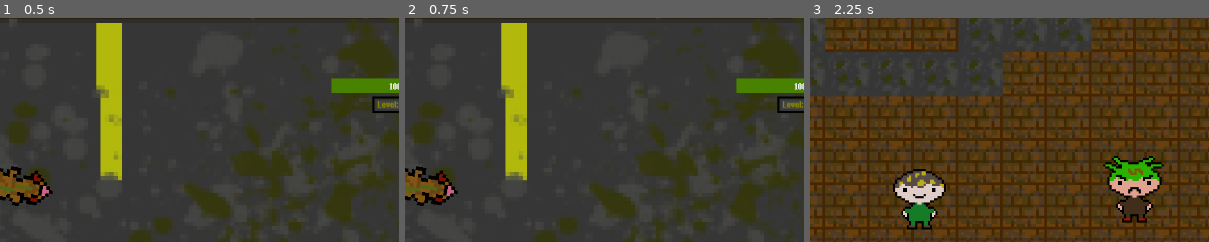
Above: before the commit, frames 1-3 (left to right).
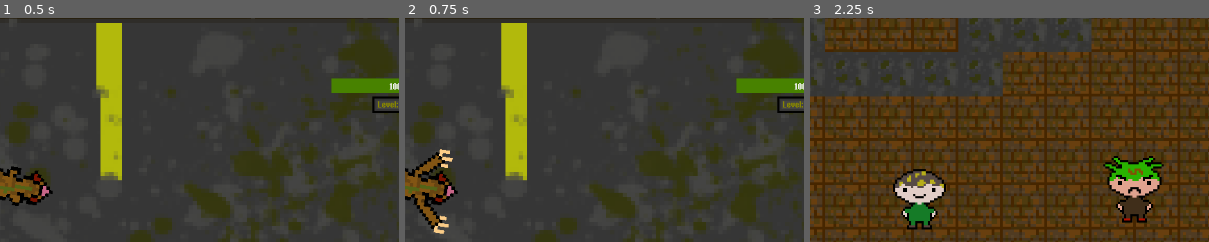
Above: after the commit, the same moments.

Repository: jjoseph-3/digi-game
Game: Godot game, scene res://Scenes/combat_ui.tscn
Two runs of this game, one before a commit and one after it. Both use one fixed random seed, a clock stepped at 60 frames per second and the inputs below. This scene is started directly instead of the project's main scene. The engine's default icon, where the game draws it, is replaced by a stand-in: a white triangle on a blue panel in a dark square.
Inputs:
- Up to frame 1 (0.5 s): no input
- Up to frame 2 (0.75 s): click "Power attack" at 0.5 s
- Up to frame 3 (2.25 s): click "Default attack" at 1.25 s; click "Block" at 2 s
The pictures show only the part of the screen within x 36-86%, y 3-53%; the shares and areas given below are measured in that part.

Frame 1 is identical in both runs. In frame 2, 1.0% of the frame differs, in the area x 2-13%, y 58-97%; in frame 3, nothing differs.
Error after the commit: Parse Error: Value of type "PackedScene" cannot be assigned to a variable of type "AnimatedSprite2D". (res://Scripts/boss.gd:61)

Commit message:
weird boss stuff

Diff:
--- a/main-game/Scenes/boss.tscn
+++ b/main-game/Scenes/boss.tscn
@@ -3,6 +3,7 @@
 [ext_resource type="Texture2D" uid="uid://td5obiw7fkrd" path="res://boss_man0000.png" id="1_skx2t"]
 [ext_resource type="Script" uid="uid://cn3patu042s3b" path="res://Scripts/boss.gd" id="1_ukjjc"]
 [ext_resource type="Texture2D" uid="uid://byi5hj4afcr68" path="res://boss_man0001.png" id="2_lnbgr"]
+[ext_resource type="PackedScene" uid="uid://rsbcw678vxe3" path="res://Scenes/boss_rat.tscn" id="2_n725y"]
 [ext_resource type="Texture2D" uid="uid://d2dxo4w53agei" path="res://boss_man0002.png" id="3_o1i15"]
 
 [sub_resource type="RectangleShape2D" id="RectangleShape2D_mihky"]
@@ -30,6 +31,7 @@
 
 [node name="CharacterBody2D" type="CharacterBody2D" unique_id=625856921]
 script = ExtResource("1_ukjjc")
+boss_scene = ExtResource("2_n725y")
 
 [node name="CollisionShape2D" type="CollisionShape2D" parent="." unique_id=1967657599]
 position = Vector2(0, 2.5)
--- /dev/null
+++ b/main-game/Scenes/boss_rat.tscn
@@ -0,0 +1,58 @@
+[gd_scene format=3 uid="uid://rsbcw678vxe3"]
+
+[ext_resource type="Texture2D" uid="uid://bg33ckul2vqko" path="res://boss_rat_default_attack.png" id="1_i3v3j"]
+[ext_resource type="Texture2D" uid="uid://vu4k6lq3fvkp" path="res://boss_rat.png" id="1_yr8vy"]
+[ext_resource type="Texture2D" uid="uid://dhvpyar3mkcuq" path="res://boss_rat_power_attack.png" id="3_3euub"]
+[ext_resource type="Texture2D" uid="uid://dpcrj7hf5nbkg" path="res://boss_rat_quick_attack.png" id="4_w56sw"]
+[ext_resource type="Script" uid="uid://dxfsiwvo80a1a" path="res://Scripts/boss_rat.gd" id="5_wuwme"]
+
+[sub_resource type="SpriteFrames" id="SpriteFrames_i3v3j"]
+animations = [{
+"frames": [{
+"duration": 3.0,
+"texture": ExtResource("1_i3v3j")
+}, {
+"duration": 3.1,
+"texture": ExtResource("1_yr8vy")
+}],
+"loop": true,
+"name": &"basic_attack",
+"speed": 4.0
+}, {
+"frames": [{
+"duration": 1.0,
+"texture": ExtResource("1_yr8vy")
+}],
+"loop": true,
+"name": &"default",
+"speed": 5.0
+}, {
+"frames": [{
+"duration": 3.0,
+"texture": ExtResource("3_3euub")
+}, {
+"duration": 3.1,
+"texture": ExtResource("1_yr8vy")
+}],
+"loop": true,
+"name": &"power_attack",
+"speed": 4.0
+}, {
+"frames": [{
+"duration": 3.0,
+"texture": ExtResource("4_w56sw")
+}, {
+"duration": 3.1,
+"texture": ExtResource("1_yr8vy")
+}],
+"loop": true,
+"name": &"quick_attack",
+"speed": 4.0
+}]
+
+[node name="AnimatedSprite2D" type="AnimatedSprite2D" unique_id=1430940436]
+rotation = 1.5227308
+scale = Vector2(1.08, 1)
+sprite_frames = SubResource("SpriteFrames_i3v3j")
+autoplay = "default"
+script = ExtResource("5_wuwme")
--- a/main-game/Scenes/combat_ui.tscn
+++ b/main-game/Scenes/combat_ui.tscn
@@ -4,6 +4,7 @@
 [ext_resource type="PackedScene" uid="uid://bxfa6qt5n5dr" path="res://Scenes/Johovian_rat.tscn" id="2_oemdt"]
 [ext_resource type="PackedScene" uid="uid://cpc2jnhpnofqn" path="res://Scenes/Kartarian_rat.tscn" id="3_8xikn"]
 [ext_resource type="PackedScene" uid="uid://c5i1pjey6fn3x" path="res://Scenes/Wild_rat.tscn" id="3_oemdt"]
+[ext_resource type="PackedScene" uid="uid://rsbcw678vxe3" path="res://Scenes/boss_rat.tscn" id="5_2ij20"]
 [ext_resource type="FontFile" uid="uid://dibyr15oxrosn" path="res://ithaca-font/Ithaca-LVB75.ttf" id="5_oemdt"]
 [ext_resource type="Texture2D" uid="uid://ba5pnrhp35ilw" path="res://game_background.png" id="6_8xikn"]
 [ext_resource type="Texture2D" uid="uid://ckil7mi13t0rl" path="res://box.png" id="6_d65p1"]
@@ -92,6 +93,7 @@
 kartarian_sprite_scene = ExtResource("3_8xikn")
 enemy_spawn = NodePath("Marker2D2")
 enemy_scene = ExtResource("3_oemdt")
+boss_scene = ExtResource("5_2ij20")
 current_rat_level = NodePath("Label2")
 enemy_rat_level = NodePath("Label")
 
--- a/main-game/Scripts/boss.gd
+++ b/main-game/Scripts/boss.gd
@@ -30,6 +30,9 @@
 	}
 }
 
+@export var boss_scene: PackedScene
+
+
 func _ready() -> void:
 	var rat_data = boss_stats[FIRST_KEY]
 	var base_stats = FINAL_BOSS_STATS[FIRST_KEY]
@@ -55,6 +58,8 @@
 
 	Global.base_yield = base_stats[STATS_BASE_YEILD]
 
+	Global.enemy_sprite = boss_scene
+
 
 func _process(delta: float) -> void:
 	pass
@@ -62,4 +67,6 @@
 
 func boss_challenged(body: Node2D) -> void:
 	if body is Player:
-		pass
+		Global.boss_active = true
+		get_tree().call_deferred("change_scene_to_file", "res://Scenes/rat_screen.tscn")
+		queue_free()
--- /dev/null
+++ b/main-game/Scripts/boss_rat.gd
@@ -0,0 +1,10 @@
+extends AnimatedSprite2D
+
+
+func _ready() -> void:
+	pass # Replace with function body.
+
+
+func _process(delta: float) -> void:
+	if get_parent().name == "Combat":
+		look_at(get_tree().current_scene.player_spawn.global_position)
--- a/main-game/Scripts/combat_ui.gd
+++ b/main-game/Scripts/combat_ui.gd
@@ -13,6 +13,7 @@
 const NEW_RAT_EXP: String = "exp"
 const PLAYER_SCALE: float = 5.0
 const ENEMY_SCALE: float = 8.0
+const BOSS_SCALE: float = 10.0
 const TURN_DELAY: float = 1.5
 const OPTION_ONE: int = 1
 const OPTION_TWO: int = 2
@@ -56,15 +57,16 @@
 @export var kartarian_sprite_scene:PackedScene
 @export var enemy_spawn: Marker2D
 @export var enemy_scene: PackedScene
+@export var boss_scene: PackedScene
 @export var current_rat_level: Label
 @export var enemy_rat_level: Label
 
 @onready var player_sprite: AnimatedSprite2D
 @onready var enemy: CharacterBody2D
+@onready var boss: AnimatedSprite2D
 
 
 func _ready() -> void:
-
 	current_rat_hp.max_value = Player_auto.party[Global.lead_rat]["max_hp"]
 	current_rat_hp.value = Player_auto.party[Global.lead_rat]["current_hp"]
 	enemy_rat_hp.max_value = Global.wild_rat_hp
@@ -89,14 +91,27 @@
 		player_sprite.global_position = player_spawn.global_position
 		add_child(player_sprite)
 
-	enemy = enemy_scene.instantiate()
-	enemy.scale = Vector2(ENEMY_SCALE, ENEMY_SCALE)
-	enemy.global_position = enemy_spawn.global_position
-	add_child(enemy)
-	# Spawns enemy and player sprites
-
-	new_rat = WILD_NAME_MODIFYER + str(Global.enemy_type)
-	# Sets the name of the new rat (if caught)
+	# Checks if its a boss fight or not
+	if Global.boss_active == false:
+		enemy = enemy_scene.instantiate()
+		enemy.scale = Vector2(ENEMY_SCALE, ENEMY_SCALE)
+		enemy.global_position = enemy_spawn.global_position
+		add_child(enemy)
+		# Spawns enemy and player sprites
+
+		new_rat = WILD_NAME_MODIFYER + str(Global.enemy_type)
+		# Sets the name of the new rat (if caught)
+
+	elif Global.boss_active == true:
+		boss = boss_scene.instantiate()
+		boss.scale = Vector2(BOSS_SCALE, BOSS_SCALE)
+		boss.global_position = enemy_spawn.global_position
+		add_child(boss)
+		# Spawns boss rat
+
+	Global.player_moved = false
+	enemy_moved = false
+	# Sets player moved to flase so player can always move when scene is opened
 
 
 func _process(delta: float) -> void:
@@ -237,7 +252,9 @@
 				Global.wild_rat_hp = enemy_rat_hp.value
 				print("you did: ", damage, "damage")
 				Global.player_moved = true
-				await get_tree().create_timer(TURN_DELAY).timeout
+				player_sprite.animation = POWER_ATTACK_ANIMATION
+				await get_tree().create_timer(TURN_DELAY).timeout
+				player_sprite.animation = DEFAULT_ANIMATION
 				enemy_turn()
 
 			else:
--- a/main-game/Scripts/global.gd
+++ b/main-game/Scripts/global.gd
@@ -68,6 +68,7 @@
 var has_saved_position: bool = false
 var player_moved: bool = false
 var relative_positon: Node2D
+var boss_active: bool = false
 
 @onready var enemy_sprite: AnimatedSprite2D
 
Not shown, added: main-game/Scripts/boss_rat.gd.uid
Binary file added: main-game/boss_rat.png
Not shown, added: main-game/boss_rat.png.import
Binary file added: main-game/boss_rat_default_attack.png
Not shown, added: main-game/boss_rat_default_attack.png.import
Binary file added: main-game/boss_rat_power_attack.png
Not shown, added: main-game/boss_rat_power_attack.png.import
Binary file added: main-game/boss_rat_quick_attack.png
Not shown, added: main-game/boss_rat_quick_attack.png.import
